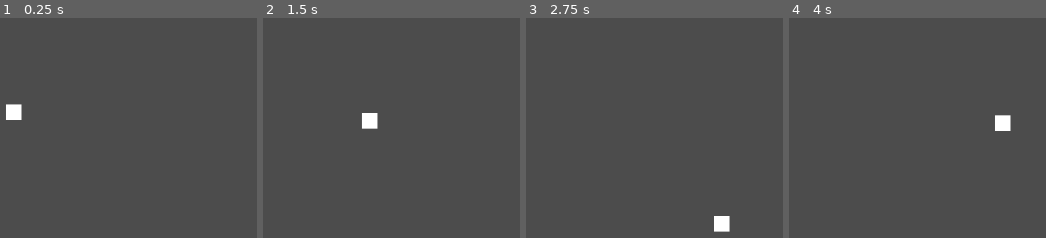
Above: before the commit, frames 1-4 (left to right).
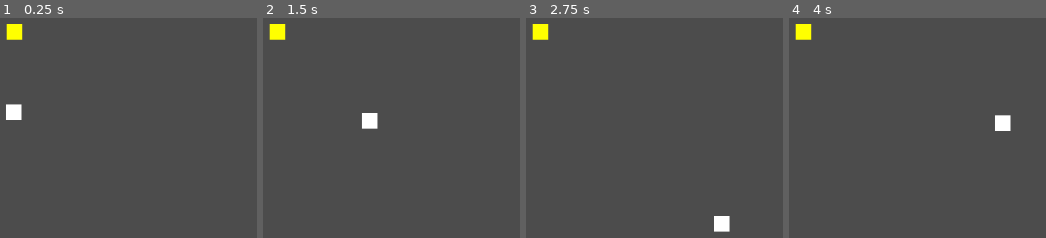
Above: after the commit, the same moments.

Repository: ZeeHatcher/project-dreams
Game: Godot game, scene res://scenes/main.tscn
The game is run twice, just before and just after one commit, with the same random seed, the same clock (stepped at 60 frames per second) and the same inputs.
Inputs:
- Up to frame 1 (0.25 s): no input
- Up to frame 2 (1.5 s): tap Enter at 0.5 s; hold D (move_right) 0.53-1.28 s; hold Space (interact, bound only after the commit) 0.53-1.28 s; hold S (move_down) from 1.28 s (still down); tap Space (interact, bound only after the commit) at 1.35 s
- Up to frame 3 (2.75 s): release S (move_down) at 2.03 s; hold D (move_right) from 2.03 s (still down); hold Space (interact, bound only after the commit) from 2.03 s (still down)
- Up to frame 4 (4 s): release D (move_right) at 2.78 s; release Space (interact, bound only after the commit) at 2.78 s; hold W (move_up) 2.78-3.53 s; tap Space (interact, bound only after the commit) at 2.85 s; hold A (move_left) from 3.53 s (still down); hold Space (interact, bound only after the commit) from 3.53 s (still down)

The runs differ from the first frame. In frame 1, 0.5% of the frame differs, in the area x 2-9%, y 2-10%; in frame 2, 0.5%; in frame 3, 0.5%; in frame 4, 0.5%.

Commit message:
basic interact implementation

Diff:
--- a/entities/acolyte/acolyte.gd
+++ b/entities/acolyte/acolyte.gd
@@ -4,31 +4,52 @@
 export (float) var acceleration_weight = 0.05
 export (int) var max_speed = 200
 
-var dir = Vector2()
-var velocity = Vector2()
+var _dir = Vector2()
+var _velocity = Vector2()
+var _target
+
+onready var _interact_area = $InteractArea
 
 
 func _physics_process(delta):
-	_get_input()
+	_get_movement_input()
 	_move()
 
 
-func _get_input():
-	dir = Vector2()
+func _unhandled_input(event):
+	if _target and event.is_action_pressed("interact"):
+		if _target.has_method("interact"):
+			_target.interact()
+
+
+func _get_movement_input():
+	_dir = Vector2()
 
 	if Input.is_action_pressed("move_right"):
-		dir.x += 1
+		_dir.x += 1
 	if Input.is_action_pressed("move_left"):
-		dir.x -= 1
+		_dir.x -= 1
 	if Input.is_action_pressed("move_down"):
-		dir.y += 1
+		_dir.y += 1
 	if Input.is_action_pressed("move_up"):
-		dir.y -= 1
+		_dir.y -= 1
 
-	dir = dir.normalized()
+	_dir = _dir.normalized()
 
 
 func _move():
-	var target_velocity = dir * max_speed
-	velocity = velocity.linear_interpolate(target_velocity, acceleration_weight)
-	velocity = move_and_slide(velocity)
+	var target__velocity = _dir * max_speed
+	_velocity = _velocity.linear_interpolate(target__velocity, acceleration_weight)
+	_velocity = move_and_slide(_velocity)
+
+
+func _on_InteractArea_body_entered(body):
+	if (body.has_method("highlight")):
+		body.highlight()
+		_target = body
+
+
+func _on_InteractArea_body_exited(body):
+	if (body.has_method("unhighlight")):
+		body.unhighlight()
+		_target = null
--- a/entities/acolyte/acolyte.tscn
+++ b/entities/acolyte/acolyte.tscn
@@ -1,8 +1,11 @@
-[gd_scene load_steps=3 format=2]
+[gd_scene load_steps=4 format=2]
 
 [ext_resource path="res://entities/acolyte/acolyte.gd" type="Script" id=1]
 
 [sub_resource type="RectangleShape2D" id=1]
+
+[sub_resource type="CircleShape2D" id=2]
+radius = 21.0238
 
 [node name="Acolyte" type="KinematicBody2D"]
 script = ExtResource( 1 )
@@ -12,3 +15,11 @@
 
 [node name="CollisionShape2D" type="CollisionShape2D" parent="."]
 shape = SubResource( 1 )
+
+[node name="InteractArea" type="Area2D" parent="."]
+
+[node name="CollisionShape2D" type="CollisionShape2D" parent="InteractArea"]
+shape = SubResource( 2 )
+
+[connection signal="body_entered" from="InteractArea" to="." method="_on_InteractArea_body_entered"]
+[connection signal="body_exited" from="InteractArea" to="." method="_on_InteractArea_body_exited"]
--- /dev/null
+++ b/entities/dreamer/dreamer.gd
@@ -0,0 +1,13 @@
+extends StaticBody2D
+
+
+func interact():
+	print_debug("'interact' called on '%s'" % self)
+
+
+func highlight():
+	print_debug("'highlight' called on '%s'" % self)
+
+
+func unhighlight():
+	print_debug("'unhighlight' called on '%s'" % self)
--- /dev/null
+++ b/entities/dreamer/dreamer.tscn
@@ -0,0 +1,15 @@
+[gd_scene load_steps=3 format=2]
+
+[ext_resource path="res://entities/dreamer/dreamer.gd" type="Script" id=1]
+
+[sub_resource type="RectangleShape2D" id=1]
+
+[node name="Dreamer" type="StaticBody2D"]
+script = ExtResource( 1 )
+
+[node name="CollisionShape2D" type="CollisionShape2D" parent="."]
+shape = SubResource( 1 )
+
+[node name="Polygon2D" type="Polygon2D" parent="."]
+color = Color( 1, 1, 0, 1 )
+polygon = PoolVector2Array( -10, -10, 10, -10, 10, 10, -10, 10 )
--- a/project.godot
+++ b/project.godot
@@ -46,7 +46,8 @@
 }
 interact={
 "deadzone": 0.5,
-"events": [  ]
+"events": [ Object(InputEventKey,"resource_local_to_scene":false,"resource_name":"","device":0,"alt":false,"shift":false,"control":false,"meta":false,"command":false,"pressed":false,"scancode":0,"physical_scancode":32,"unicode":0,"echo":false,"script":null)
+ ]
 }
 
 [physics]
--- a/scenes/main.tscn
+++ b/scenes/main.tscn
@@ -1,8 +1,12 @@
-[gd_scene load_steps=2 format=2]
+[gd_scene load_steps=3 format=2]
 
 [ext_resource path="res://entities/acolyte/acolyte.tscn" type="PackedScene" id=1]
+[ext_resource path="res://entities/dreamer/dreamer.tscn" type="PackedScene" id=2]
 
-[node name="Node2D" type="Node2D"]
+[node name="Main" type="Node2D"]
 
 [node name="Acolyte" parent="." instance=ExtResource( 1 )]
 position = Vector2( 518, 308 )
+
+[node name="Dreamer" parent="." instance=ExtResource( 2 )]
+position = Vector2( 519, 205 )
